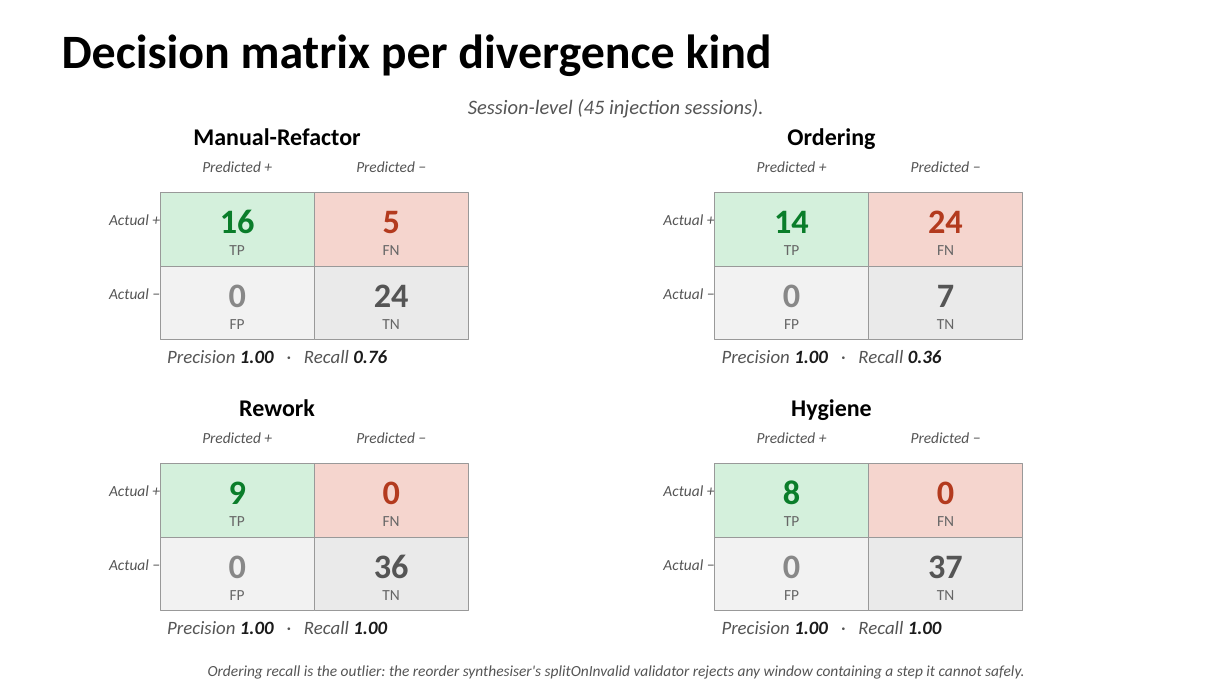
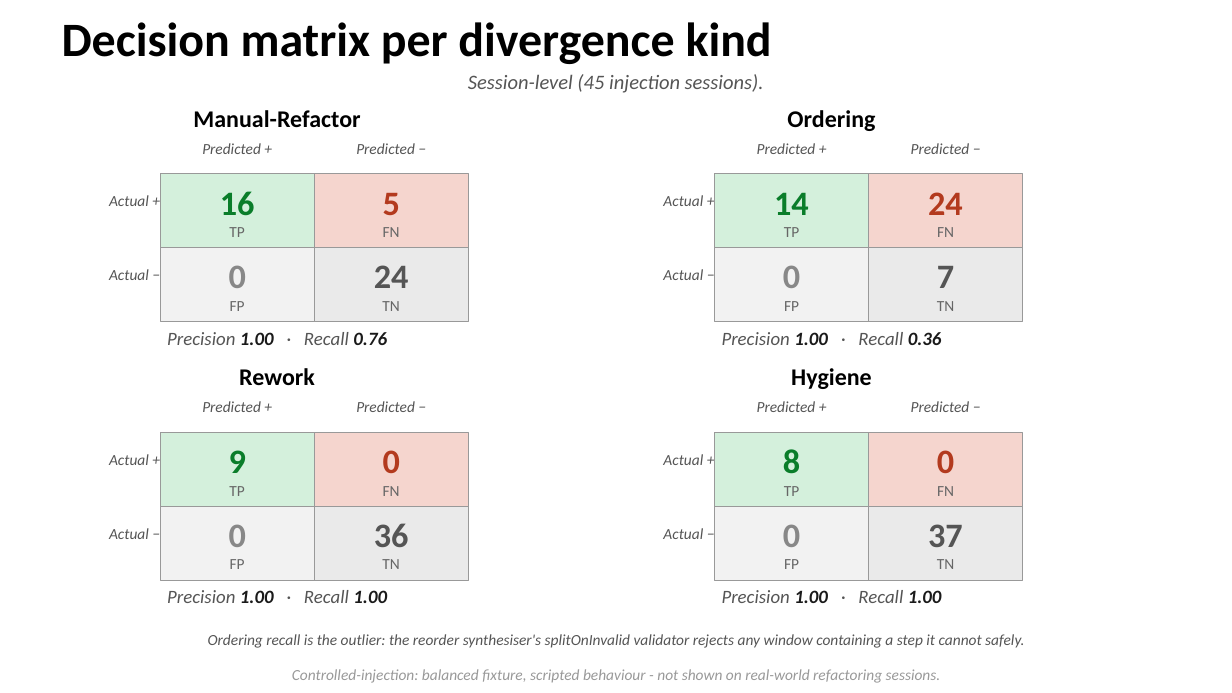
Before and after one commit to EthanHosier/fyp, a slide deck: slide 17 of presentation/slides.pptx. Drawn at 1232x693 pixels with LibreOffice and Linux fonts; fonts in the diff are those of the drawing. Boxes give left, top, right and bottom in pixels: in the first picture for what was removed or moved away, otherwise in the second. Text is boxed around its words. In the diff, an @@ line names an element or a change of style, - is before the commit and + after.

```diff
--- a/presentation/slides.pptx
+++ b/presentation/slides.pptx
@@ text "Decision matrix per divergence kind": place and size @@
-text "Decision matrix per divergence kind" at [62,34,772,76]
+text "Decision matrix per divergence kind" at [62,22,772,64]
@@ text "Session-level (45 injection sessions).": place and size @@
-text "Session-level (45 injection sessions)." at [468,99,764,118]
+text "Session-level (45 injection sessions)." at [468,74,764,93]
@@ 20 texts, 8 rectangles: place and size @@
-20 texts, 8 rectangles at [109,128,1023,363]
+20 texts, 8 rectangles at [109,110,1023,345]
@@ 21 texts, 8 rectangles: place and size @@
-21 texts, 8 rectangles at [109,399,1024,679]
+21 texts, 8 rectangles at [109,368,1024,648]
@@ text added at [292,669,941,683], 9 pt, text #999999, italic @@
+Controlled-injection: balanced fixture, scripted behaviour - not shown on real-world refactoring sessions.
```
Also in this commit, not shown: 5 other slides changed, 1 slide added, 1 slide removed, 4 other files.
